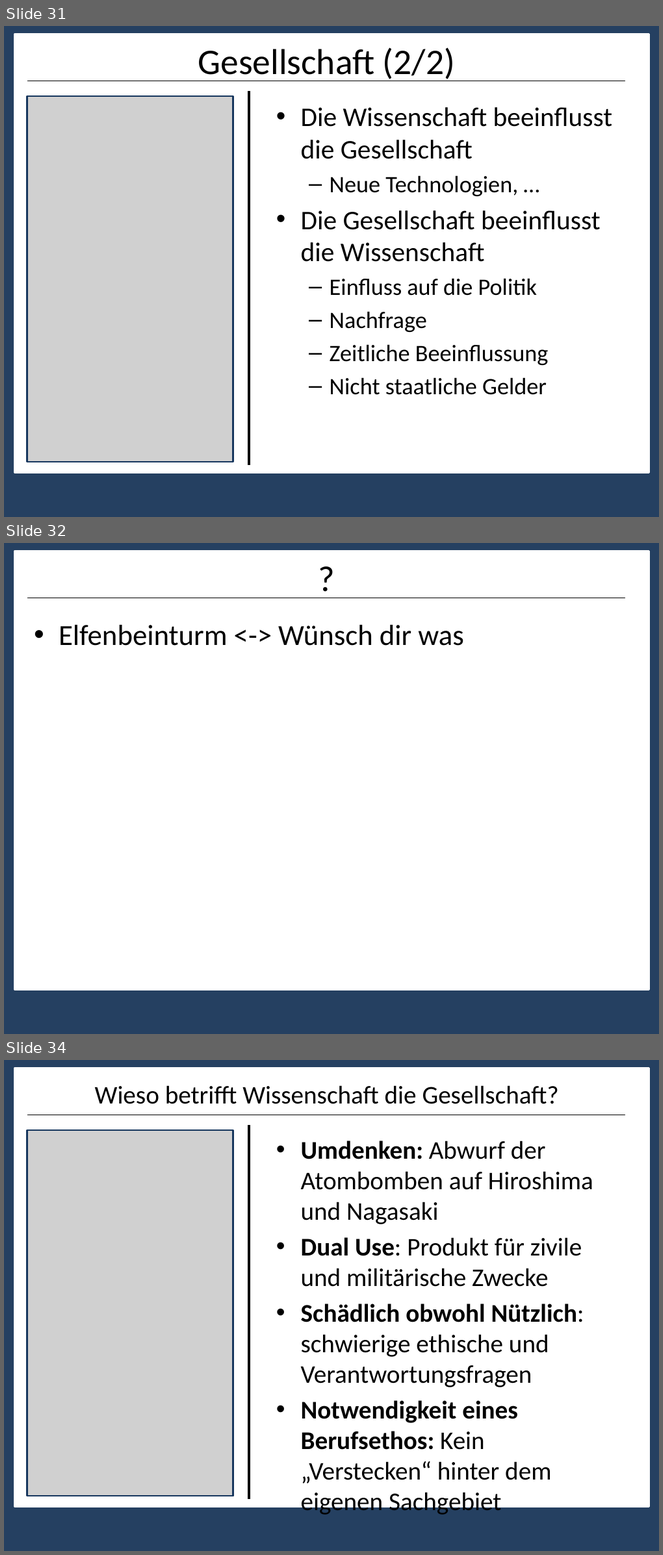
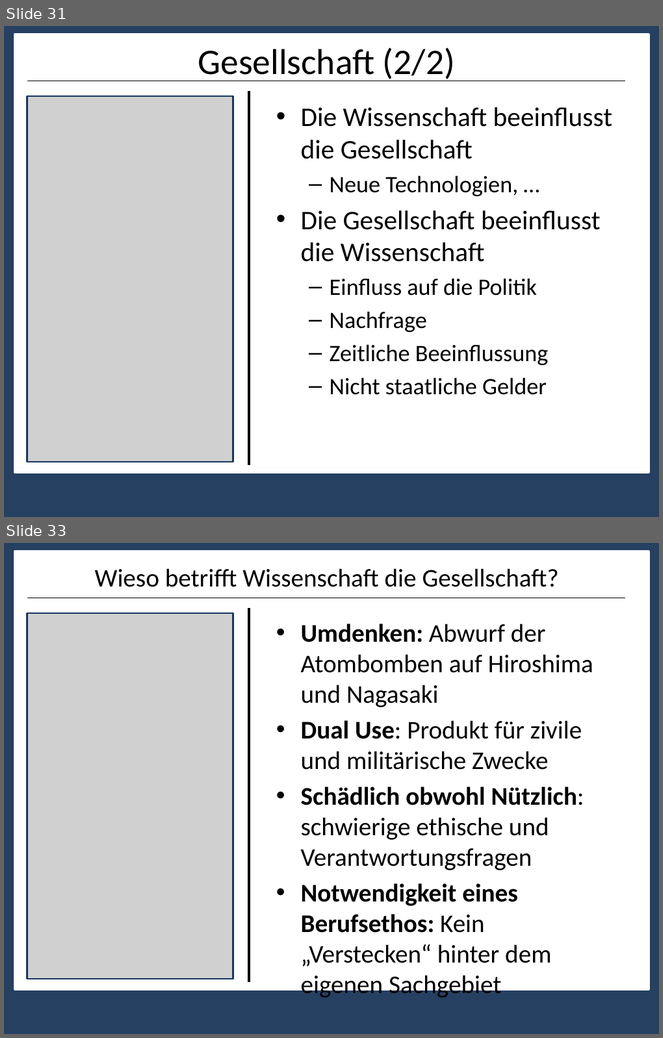
Before and after one commit to nicolehm/PMWK, a slide deck: Präsentation1.pptx. Shown one above the other, each under a label of ours: slides 31, 32 and 34 before the commit, slides 31 and 33 after it; the slides between them are not shown. The pictures are 663x1555 and 663x1038 pixels, drawn with LibreOffice and Linux fonts; fonts in the diff are those of the drawing; grey boxes stand for pictures. Boxes give left, top, right and bottom in pixels: in the first picture for what was removed or moved away, otherwise in the second. Text is boxed around its words. In the diff, an @@ line names an element or a change of style, - is before the commit and + after.

```diff
--- a/Präsentation1.pptx
+++ b/Präsentation1.pptx
@@ slide 32 removed at [4,543,659,1034], background #254061; not listed: 2 template elements that a slide beside it also shows @@
@@ title removed at [27,556,627,598] @@
-?
@@ text removed at [59,625,464,646] @@
-• Elfenbeinturm <-> Wünsch dir was
@@ what was slide 34 is now slide 33 @@
```
Also in this commit, not shown: 1 slide changed, 1 slide added, 1 other slide removed.
